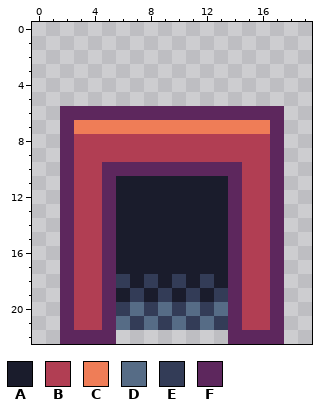
A pixel-art sprite gets an edit: assets/sprites/interactables/default/teleport_room.png. Above: the version before the commit.
The file is 20x23 pixels.
Palette (. is transparent): A #1a1c2c  B #b13e53  C #ef7d57  D #566c86  E #333c57  F #5d275d
Pixels before, first column x 2:
 6 FFFFFFFFFFFFFFFF
 7 FCCCCCCCCCCCCCCF
 8 FBBBBBBBBBBBBBBF
 9 FBBBBBBBBBBBBBBF
10 FBBFFFFFFFFFFBBF
11 FBBFAAAAAAAAFBBF
12 FBBFAAAAAAAAFBBF
13 FBBFAAAAAAAAFBBF
14 FBBFAAAAAAAAFBBF
15 FBBFAAAAAAAAFBBF
16 FBBFAAAAAAAAFBBF
17 FBBFAAAAAAAAFBBF
18 FBBFEAEAEAEAFBBF
19 FBBFAEAEAEAEFBBF
20 FBBFEDEDEDEDFBBF
21 FBBFDEDEDEDEFBBF
22 FFFF........FFFF
After:
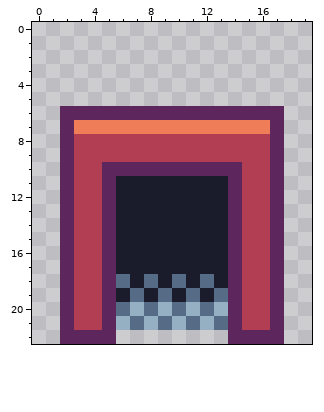
The edit:
Colour D changes from #566c86 to #94b0c2.
Colour E changes from #333c57 to #566c86.
Boxes around the changes in both pictures, in picture pixels (x1, y1, x2, y2):
changed: (116, 274, 228, 330)
